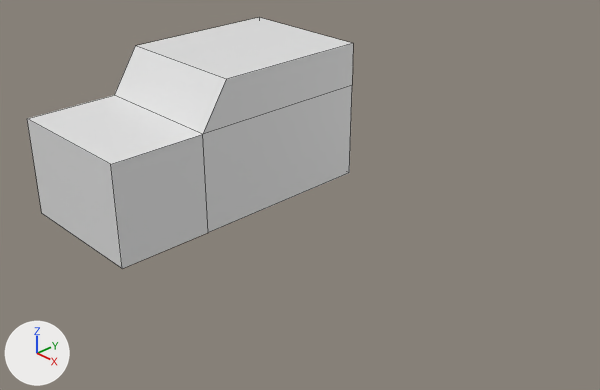
One commit to the Blender file Blends/Sodium lamp.fbx.blend: the scene before it, then after it.
Both versions are drawn from a camera (50 mm lens) standing at (0.437, -0.321, 0.213) and looking at (0.104, -0.003, -0.014). The lights are fixed; the arrows at lower left show +X, +Y and +Z. Mesh edges are drawn as thin lines. The same objects are shown in both versions, whatever each file hides.
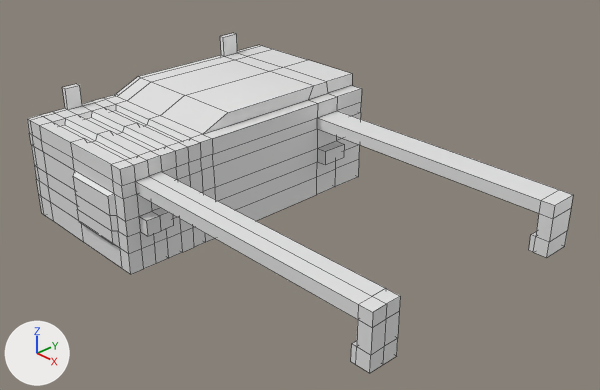
What differs and where, as boxes (x1, y1, x2, y2) in the pictures (600 x 390 px):
'Cube', reshaped, modifiers changed (67% wider, 35% taller): before (27, 17, 353, 269); after (27, 33, 573, 373)
part 1 of me_cube, built on: before (115, 17, 353, 134); after (27, 33, 573, 373)

The change, as a list of edits to the scene's bpy script:
```text
Change me_cube:
    used by ob_cube; location = (0.0, 0.0, 0.0)
    remove me_cube.from_pydata(...)  # 16 vertices, 14 faces; spans x -0.05..0.05, y -0.1..0.1, z -0.05..0.05
    add me_cube.from_pydata(...)  # 390 vertices, 388 faces; spans x -0.05..0.242, y -0.103..0.1, z -0.05..0.043
    me_cube part 1: 3 vertices moved from x -0.05..0.05, y -0.014..0.1, z 0.05 to x -0.05..0.05, y -0.014..0.1, z 0.028; 1 vertex removed from x 0.05, y 0.1, z 0.05; 375 vertices added at x -0.05..0.242, y -0.103..0.1, z -0.05..0.043
    me_cube part 2: the surface is now shaded smooth
Change ob_cube:
    add _m = ob_cube.modifiers.new('EdgeSplit', 'EDGE_SPLIT')
```
